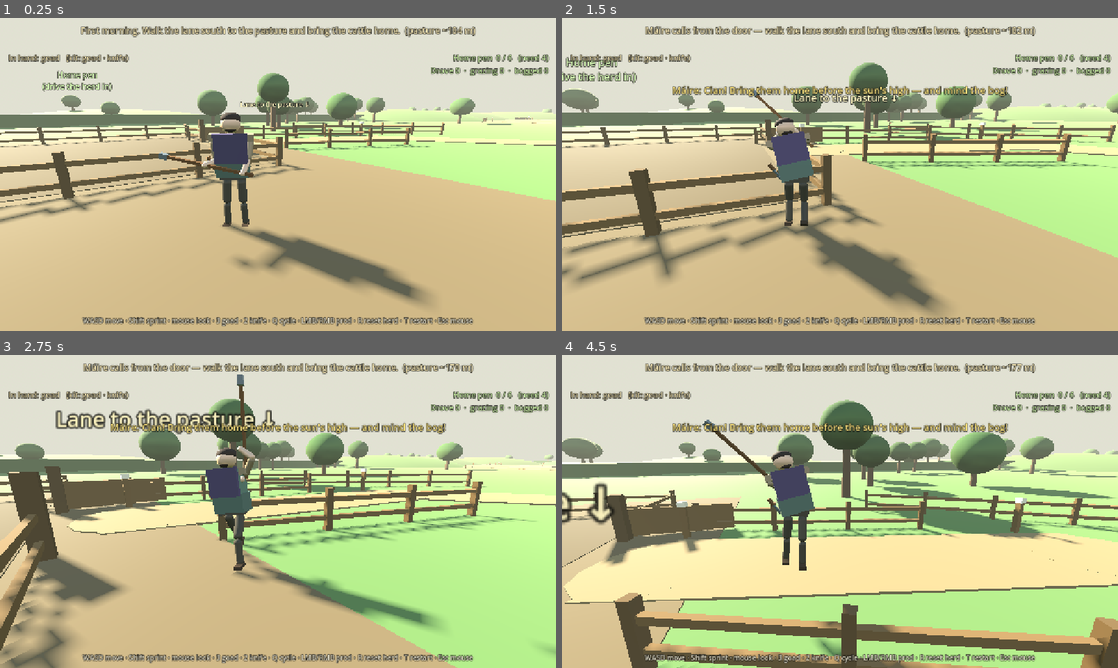
Above: before the commit, frames 1-4 (two rows, left to right).
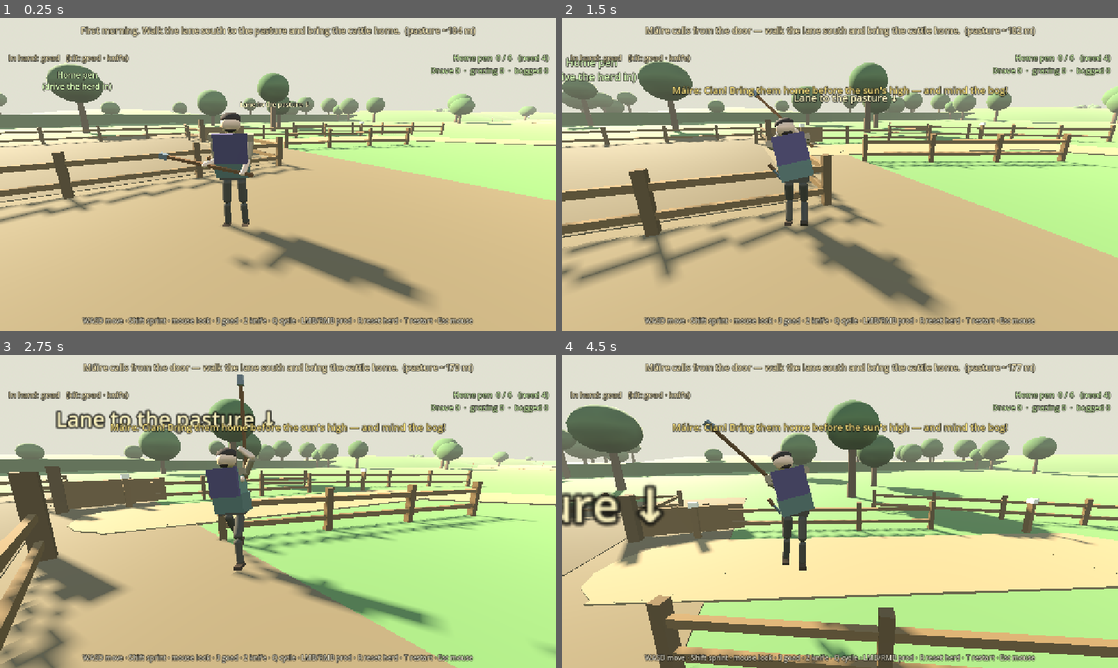
Above: after the commit, the same moments.

Repository: fortins4/devPlayground
Game: Godot game, scene res://scenes/prologue/opening_cattle_drive.tscn
Same seed, same stepped clock (60 frames per second), same inputs: the game is played once before the commit and once after it. This scene is started directly instead of the project's main scene.
Inputs (mouse positions are in pixels of both pictures, inside the frame that each line leads up to):
- Up to frame 1 (0.25 s): no input
- Up to frame 2 (1.5 s): tap Enter at 0.5 s; move the mouse to (867, 174) at 0.52 s; hold Right mouse button (attack_heavy) 0.53-1.28 s; hold W (move_forward) from 0.53 s (still down); click (867, 174) at 0.67 s; tap Space (jump) at 0.77 s; move the mouse to (812, 174) at 1.27 s; click (812, 174) at 1.35 s
- Up to frame 3 (2.75 s): keep holding W (move_forward); tap Space (jump) at 1.52 s; move the mouse to (289, 505) at 2.02 s; hold H (band_toggle) from 2.03 s (still down)
- Up to frame 4 (4.5 s): keep holding W (move_forward); move the mouse to (834, 517) at 2.77 s; release H (band_toggle) at 2.78 s; tap Ctrl (crouch) at 2.85 s; click (834, 517) at 2.92 s; tap Space (jump) at 3.02, 3.77 s; move the mouse to (878, 514) at 3.52 s; hold Q (cycle_weapon) 3.53-4.28 s; move the mouse to (795, 508) at 4.27 s; tap E (interact) at 4.35 s

The runs differ from the first frame. In frame 1, 2.3% of the frame differs, in the area x 0-100%, y 14-40%; in frame 2, 3.2%; in frame 3, 1.4%; in frame 4, 18%, in the area x 0-100%, y 14-100%.

Commit message:
fix(prologue): broaden rolling hills into gentler continuous ground
Widen skirts, lower crests, and overlap west-of-lane volumes so rises
read as broad rolling ground rather than distinct hill blobs, while
keeping Bend4–8/PastureMouth clear and house↔pasture LOS blocked.

Diff:
--- a/scripts/prologue/opening_farm_greybox.gd
+++ b/scripts/prologue/opening_farm_greybox.gd
@@ -288,44 +288,42 @@
 
 
 func _build_secluding_hills() -> void:
-	## Fewer longer gradual rolling rises (not scattered little mounds). Saddles keep
-	## Bend4–8 + PastureMouth walkable; soft west-of-lane screens still kill house↔pasture LOS.
+	## Broad rolling ground — very gradual rises with long skirts (not distinct hill blobs).
+	## Overlapping soft volumes keep Bend4–8 + PastureMouth clear and kill house↔pasture LOS.
 	## Crest ≈ r * scl.y * 0.45. Walk collision on each.
-	# Near rolling rises — long soft skirts; saddle near x≈0–12 at z≈70–95 (Bend4→Bend5).
-	_hill(Vector3(-44.0, 0.0, 76.0), 24.0, Vector3(1.4, 0.38, 1.5), C_BANK.lightened(0.08))
-	_hill(Vector3(42.0, 0.0, 98.0), 24.0, Vector3(1.4, 0.36, 1.4), C_GRASS.darkened(0.06))
-	# West-of-lane LOS screens — long N–S soft rolls (not short berm chunks).
-	# Crest clears elevated yard cams; eastern toes stay west of Bend6 (−2,118).
-	_hill(Vector3(-26.0, 0.0, 108.0), 16.0, Vector3(1.45, 0.58, 1.35), C_HEDGE)
-	_hill(Vector3(-40.0, 0.0, 114.0), 18.0, Vector3(1.35, 0.42, 1.4), C_BANK)
-	# Mid rolling rises — saddle near x≈4–12 at z≈118–145 (Bend6→Bend7).
-	_hill(Vector3(-44.0, 0.0, 142.0), 24.0, Vector3(1.45, 0.42, 1.5), C_GRASS.darkened(0.05))
-	_hill(Vector3(42.0, 0.0, 132.0), 24.0, Vector3(1.35, 0.36, 1.35), C_BANK.lightened(0.05))
-	# Mid west-of-lane soft screen — one long roll + a deeper backer.
-	_hill(Vector3(-26.0, 0.0, 134.0), 16.0, Vector3(1.45, 0.58, 1.35), C_HEDGE)
-	_hill(Vector3(-40.0, 0.0, 130.0), 16.0, Vector3(1.35, 0.44, 1.25), C_BANK.darkened(0.02))
-	# Far roll west of Bend8 (−16,164) — mouth approach stays clear.
-	_hill(Vector3(-44.0, 0.0, 154.0), 18.0, Vector3(1.4, 0.48, 1.25), C_HEDGE)
-	_hill(Vector3(-54.0, 0.0, 148.0), 16.0, Vector3(1.25, 0.38, 1.2), C_BANK)
-	# Pasture flanks — longer soft rises tucking the hollow (mouth approach stays open).
-	_hill(Vector3(24.0, 0.0, 184.0), 22.0, Vector3(1.35, 0.38, 1.35), C_BANK)
-	_hill(Vector3(-56.0, 0.0, 188.0), 24.0, Vector3(1.4, 0.36, 1.3), C_GRASS.darkened(0.04))
-	# Pasture mouth bank lips — longer gradual berms with a walkable gap at PastureMouth.
+	# Near west/east rolls — wide low skirts; saddle ~x 0–12 at z≈70–95 (Bend4→Bend5).
+	_hill(Vector3(-50.0, 0.0, 72.0), 32.0, Vector3(1.4, 0.30, 1.6), C_BANK.lightened(0.08))
+	_hill(Vector3(46.0, 0.0, 100.0), 30.0, Vector3(1.4, 0.28, 1.45), C_GRASS.darkened(0.06))
+	# West-of-lane continuous roll (merged near+mid screens into two overlapping soft rises).
+	# Low crest, long skirt; still clears elevated yard cams. Eastern toes west of Bend6 (−2,118).
+	_hill(Vector3(-38.0, 0.0, 112.0), 30.0, Vector3(1.4, 0.38, 1.55), C_HEDGE)
+	_hill(Vector3(-50.0, 0.0, 118.0), 28.0, Vector3(1.3, 0.32, 1.5), C_BANK)
+	# Mid west/east rolls — saddle ~x 4–12 at z≈118–145 (Bend6→Bend7).
+	_hill(Vector3(-48.0, 0.0, 144.0), 30.0, Vector3(1.4, 0.32, 1.55), C_GRASS.darkened(0.05))
+	_hill(Vector3(46.0, 0.0, 134.0), 30.0, Vector3(1.35, 0.28, 1.4), C_BANK.lightened(0.05))
+	# Mid west continuation — blends with near roll into one long N–S swell.
+	_hill(Vector3(-38.0, 0.0, 136.0), 28.0, Vector3(1.4, 0.38, 1.5), C_HEDGE.lightened(0.04))
+	# Far west roll (west of Bend8) — soft approach into the hollow.
+	_hill(Vector3(-48.0, 0.0, 156.0), 24.0, Vector3(1.4, 0.34, 1.4), C_HEDGE)
+	_hill(Vector3(-58.0, 0.0, 148.0), 22.0, Vector3(1.25, 0.30, 1.3), C_BANK)
+	# Pasture flanks — broad soft rises tucking the hollow.
+	_hill(Vector3(28.0, 0.0, 186.0), 28.0, Vector3(1.35, 0.30, 1.4), C_BANK)
+	_hill(Vector3(-62.0, 0.0, 192.0), 28.0, Vector3(1.3, 0.28, 1.35), C_GRASS.darkened(0.04))
+	# Pasture mouth lips — wide low berms with a walkable gap at PastureMouth.
 	var mouth_x := -28.0
 	var path_pts := _path_points()
 	if path_pts.size() > 0:
 		mouth_x = path_pts[-1].x
-	var gap := 5.5
+	var gap := 6.5
 	var west_end := mouth_x - gap
 	var east_start := mouth_x + gap
-	# West lip (eastern toe ≤ west_end); east lip (western toe ≥ east_start).
-	_hill(Vector3(-46.0, 0.0, 176.0), 10.0, Vector3(1.55, 0.60, 0.7), C_BANK)
-	_hill(Vector3(west_end - 6.5, 0.0, 177.0), 8.0, Vector3(1.35, 0.58, 0.65), C_BANK.lightened(0.05))
-	_hill(Vector3(east_start + 7.0, 0.0, 176.5), 9.0, Vector3(1.45, 0.60, 0.7), C_BANK)
-	_hill(Vector3(-8.0, 0.0, 177.5), 9.0, Vector3(1.35, 0.56, 0.65), C_HEDGE.lightened(0.08))
-	# Pasture side screens — one long N–S soft bank each side (not paired short chunks).
-	_hill(Vector3(-8.0, 0.0, 190.0), 12.0, Vector3(0.48, 0.52, 1.85), C_HEDGE)
-	_hill(Vector3(-42.0, 0.0, 190.0), 12.0, Vector3(0.48, 0.52, 1.85), C_HEDGE)
+	_hill(Vector3(-50.0, 0.0, 176.5), 14.0, Vector3(1.45, 0.38, 0.9), C_BANK)
+	_hill(Vector3(west_end - 9.0, 0.0, 177.0), 12.0, Vector3(1.3, 0.36, 0.85), C_BANK.lightened(0.05))
+	_hill(Vector3(east_start + 10.0, 0.0, 176.5), 13.0, Vector3(1.35, 0.38, 0.9), C_BANK)
+	_hill(Vector3(-4.0, 0.0, 177.5), 13.0, Vector3(1.3, 0.34, 0.85), C_HEDGE.lightened(0.08))
+	# Pasture side screens — long low N–S banks (soft hedge feel).
+	_hill(Vector3(-8.0, 0.0, 191.0), 16.0, Vector3(0.5, 0.40, 2.0), C_HEDGE)
+	_hill(Vector3(-42.0, 0.0, 191.0), 16.0, Vector3(0.5, 0.40, 2.0), C_HEDGE)
 
 
 func _hill(center: Vector3, radius: float, scl: Vector3, color: Color) -> void:
